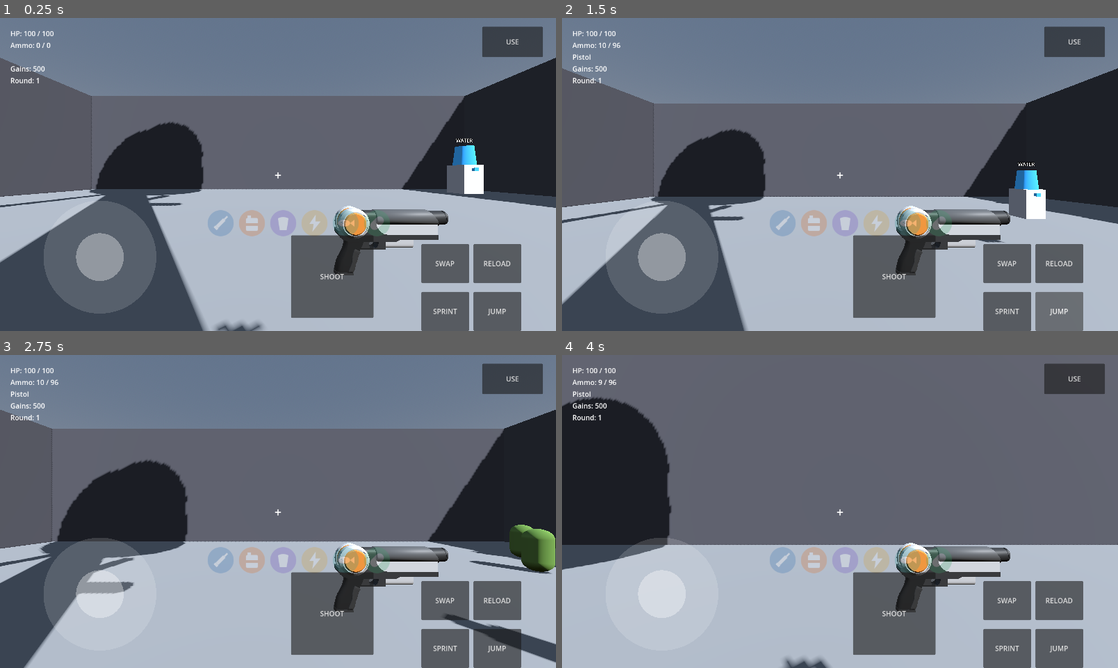
Above: before the commit, frames 1-4 (two rows, left to right).
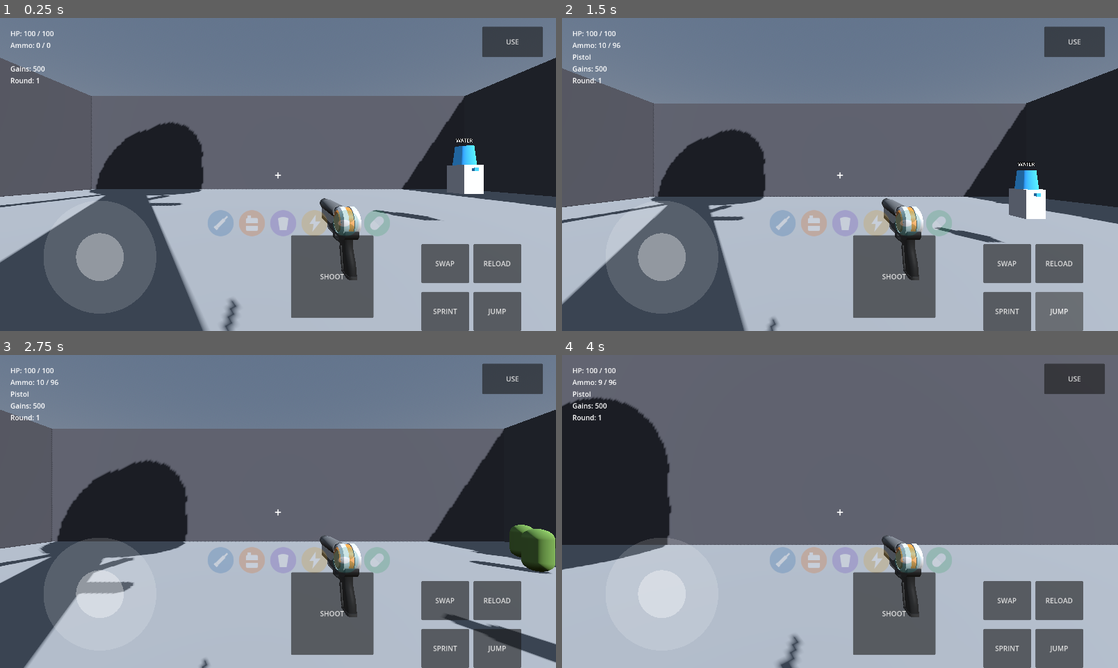
Above: after the commit, the same moments.

Repository: nateomach1-debug/jacked-undead
Game: Godot game, scene res://scenes/main/main.tscn
The game is run twice, just before and just after one commit, with the same random seed, the same clock (stepped at 60 frames per second) and the same inputs.
Inputs (mouse positions are in pixels of both pictures, inside the frame that each line leads up to):
- Up to frame 1 (0.25 s): no input
- Up to frame 2 (1.5 s): click "SHOOT" at 0.5 s; click "JUMP" at 1.25 s
- Up to frame 3 (2.75 s): move the mouse to (305, 511) at 2.02 s; hold W (move_forward) from 2.03 s (still down); tap F (interact) at 2.1 s; tap Space (jump) at 2.27 s
- Up to frame 4 (4 s): keep holding W (move_forward); move the mouse to (812, 511) at 2.77 s; click (812, 511) at 2.85 s; tap Space (jump) at 3.02 s; move the mouse to (851, 505) at 3.52 s; hold Ctrl (sprint) from 3.53 s (still down)

The runs differ from the first frame. In frame 1, 2.6% of the frame differs, in the area x 38-81%, y 57-100%; in frame 2, 2.3%; in frame 3, 2.4%; in frame 4, 2.7%.

Commit message:
Adjust WeaponMount transform properties

Diff:
--- a/scenes/player/player.tscn
+++ b/scenes/player/player.tscn
@@ -32,4 +32,4 @@
 target_position = Vector3(0, 0, -60)
 
 [node name="WeaponMount" type="Node3D" parent="Camera3D"]
-transform = Transform3D(0.5, 0, 0, 0, 0.5, 0, 0, 0, 0.5, 0.3, -0.35, -0.8)
+transform = Transform3D(0, 0, 0.5, 0, 0.5, 0, -0.5, 0, 0, 0.3, -0.35, -0.8)
